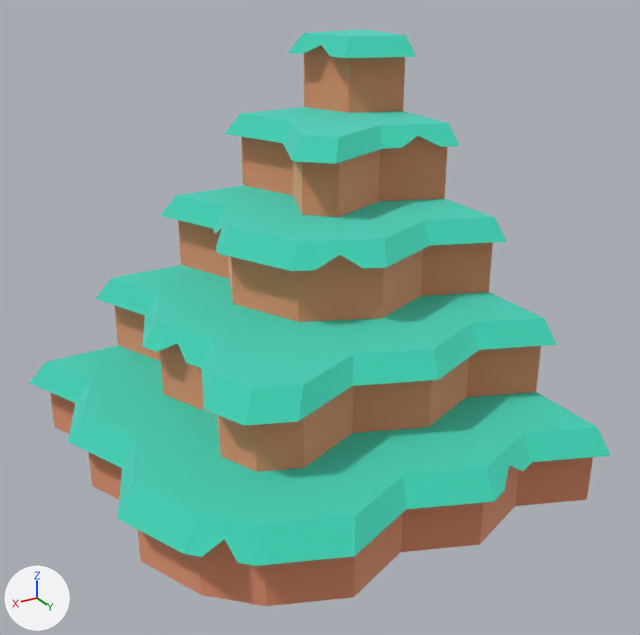
Two versions of the glTF model public/models/nf2/nature/cliff_stepsCorner_rock.glb, one commit apart.
One viewpoint serves both versions: a camera (50 mm lens) standing at (0.97, 1.704, 1.193) and looking at (-0.006, 0.078, 0.38). Arrows for +X, +Y and +Z are at lower left; the lights stay in place. The picture after the commit comes second. Where no turn or scale is listed for an object, it has been applied to the vertices.

The first picture shows 'cliff_stepsCorner_rock'.
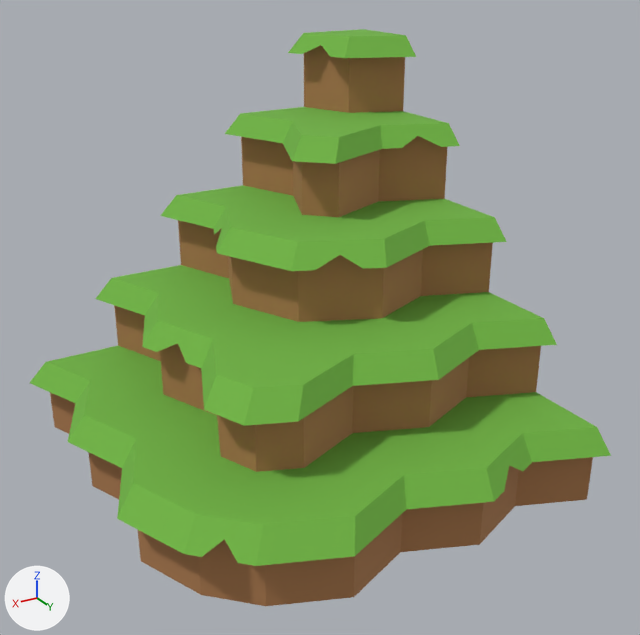
Boxes (x1, y1, x2, y2) around the edits, measured in the pictures (640 x 635 px):
'cliff_stepsCorner_rock', recoloured, surface changed (darker): (30, 29, 611, 606) in both

What the commit changed:
In material 'dirt' (mat_dirt), metallic goes from 1.0 to 0.0.
Material 'dirt' (mat_dirt) changes colour from beige #f2be9e to brown #ad7b4e; in linear values from (0.886, 0.514, 0.341) to (0.418, 0.198, 0.0762).
In material 'grass' (mat_grass), metallic goes from 1.0 to 0.0.
Material 'grass' (mat_grass) changes colour from cyan #73eddd to green #6fb340; in linear values from (0.173, 0.847, 0.722) to (0.159, 0.451, 0.0513).
Object 'tmpParent' (ob_tmpparent) is deleted.
